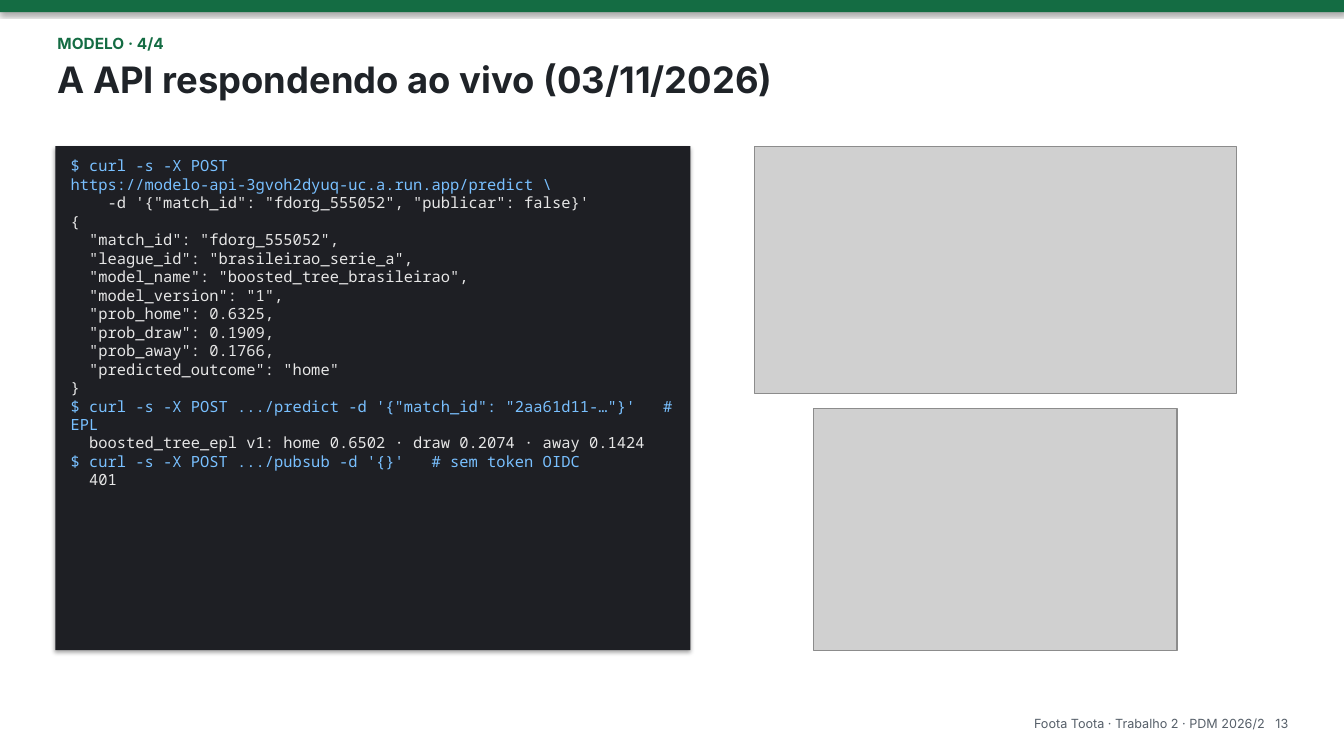
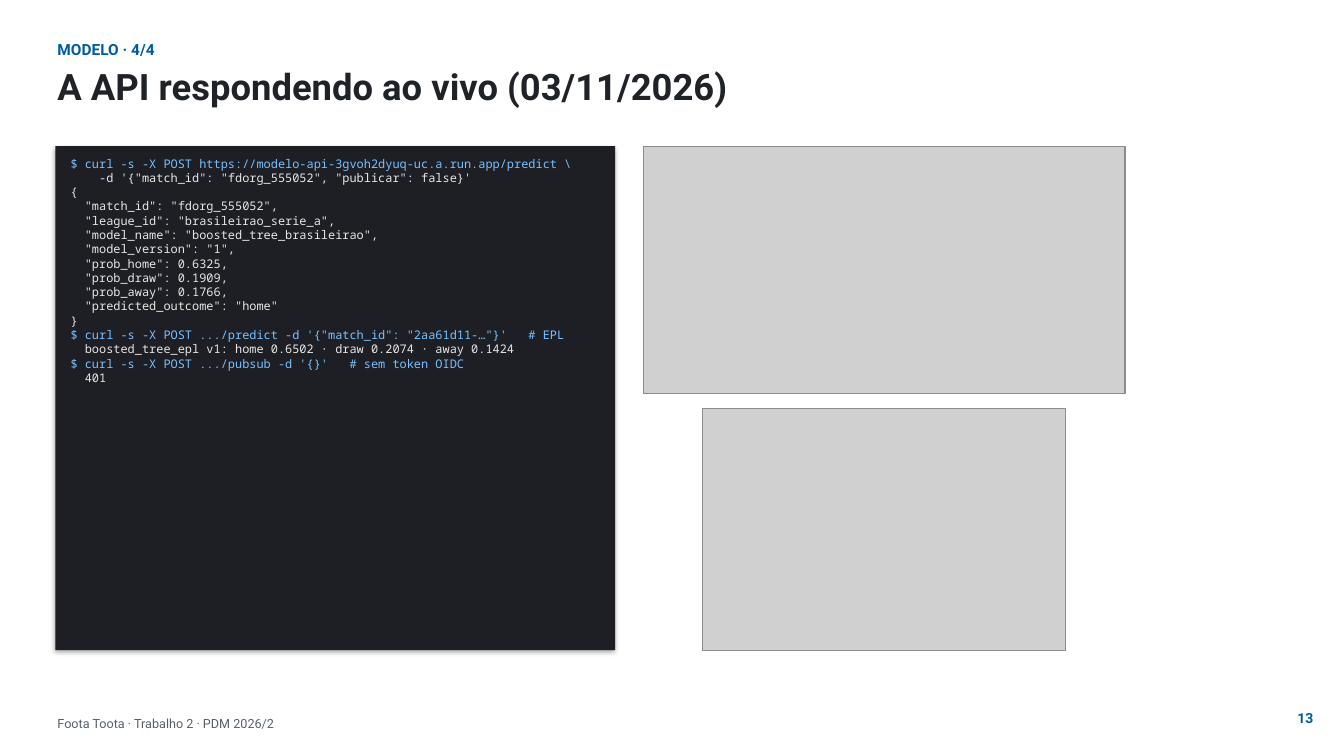
Before and after one commit to phael-exe/foota-toota, a slide deck: slide 13 of docs/apresentacao/trabalho2.pptx. Drawn at 1344x756 pixels with LibreOffice and Linux fonts; fonts in the diff are those of the drawing; grey boxes stand for pictures; background and template pictures are left out. Boxes give left, top, right and bottom in pixels: in the first picture for what was removed or moved away, otherwise in the second. Text is boxed around its words. In the diff, an @@ line names an element or a change of style, - is before the commit and + after.

```diff
--- a/docs/apresentacao/trabalho2.pptx
+++ b/docs/apresentacao/trabalho2.pptx
@@ rectangle removed at box(0, 0, 1344, 12) @@
@@ text "MODELO · 4/4" at box(57, 44, 154, 56): font Inter to Roboto, text colour #146C43 to #005CA1 @@
@@ text "A API respondendo ao vivo ...": place and size @@
-text "A API respondendo ao vivo ..." at box(57, 63, 773, 101)
+text "A API respondendo ao vivo ..." at box(57, 71, 727, 108)
@@ text "A API respondendo ao vivo ..." at box(57, 71, 727, 108): font Inter to Roboto @@
@@ rectangle "$ curl -s -X POST ...": place and size @@
-rectangle "$ curl -s -X POST ..." at box(55, 146, 691, 650)
+rectangle "$ curl -s -X POST ..." at box(55, 146, 615, 650)
@@ rectangle "$ curl -s -X POST ..." at box(55, 146, 615, 650): size 11 to 8.5 pt @@
@@ picture: place and size @@
-picture at box(754, 146, 1236, 393)
+picture at box(643, 146, 1125, 393)
@@ picture: place and size @@
-picture at box(814, 408, 1177, 650)
+picture at box(703, 408, 1066, 650)
@@ text at box(57, 718, 274, 729): text changed; font Inter to Roboto @@
-Foota Toota · Trabalho 2 · PDM 2026/2 13
+Foota Toota · Trabalho 2 · PDM 2026/2
@@ text added at box(1297, 713, 1313, 723), 10 pt, text #005CA1, bold @@
+13
```
Also in this commit, not shown: 16 other slides changed, 1 slide added, 4 other files.
